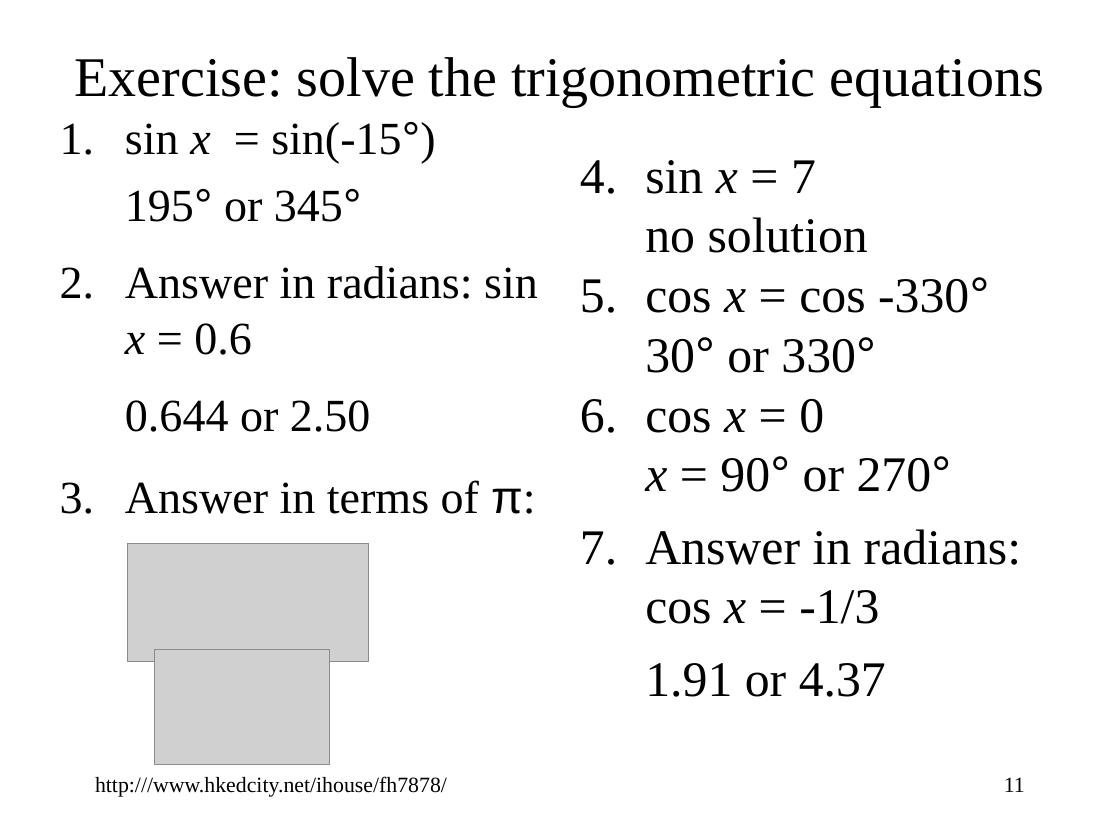
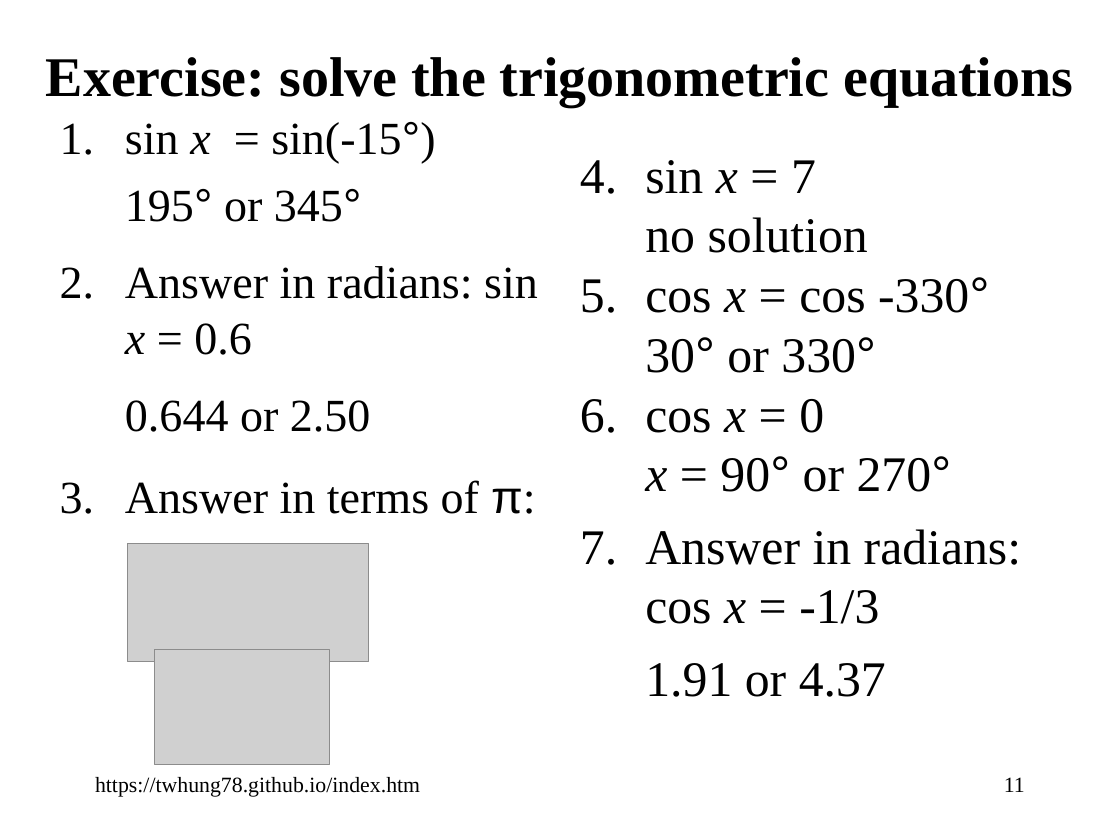
Before and after one commit to twhung78/twhung78.github.io, a slide deck: slide 11 of Trigonometry/Trigonometric_Equations.ppt. Drawn at 1120x840 pixels with LibreOffice and Linux fonts; fonts in the diff are those of the drawing; grey boxes stand for pictures. Boxes give left, top, right and bottom in pixels: in the first picture for what was removed or moved away, otherwise in the second. Text is boxed around its words. In the diff, an @@ line names an element or a change of style, - is before the commit and + after.

```diff
--- a/Trigonometry/Trigonometric_Equations.ppt
+++ b/Trigonometry/Trigonometric_Equations.ppt
@@ title "Exercise: solve the trigonometric equations": place and size @@
-title "Exercise: solve the trigonometric equations" at <box>75,57,1044,107</box>
+title "Exercise: solve the trigonometric equations" at <box>46,57,1073,107</box>
@@ title "Exercise: solve the trigonometric equations" at <box>46,57,1073,107</box>: bold on @@
@@ text at <box>95,777,420,797</box>: text changed @@
-http:///www.hkedcity.net/ihouse/fh7878/
+https://twhung78.github.io/index.htm
```
Also in this commit, not shown: 18 other slides changed.
